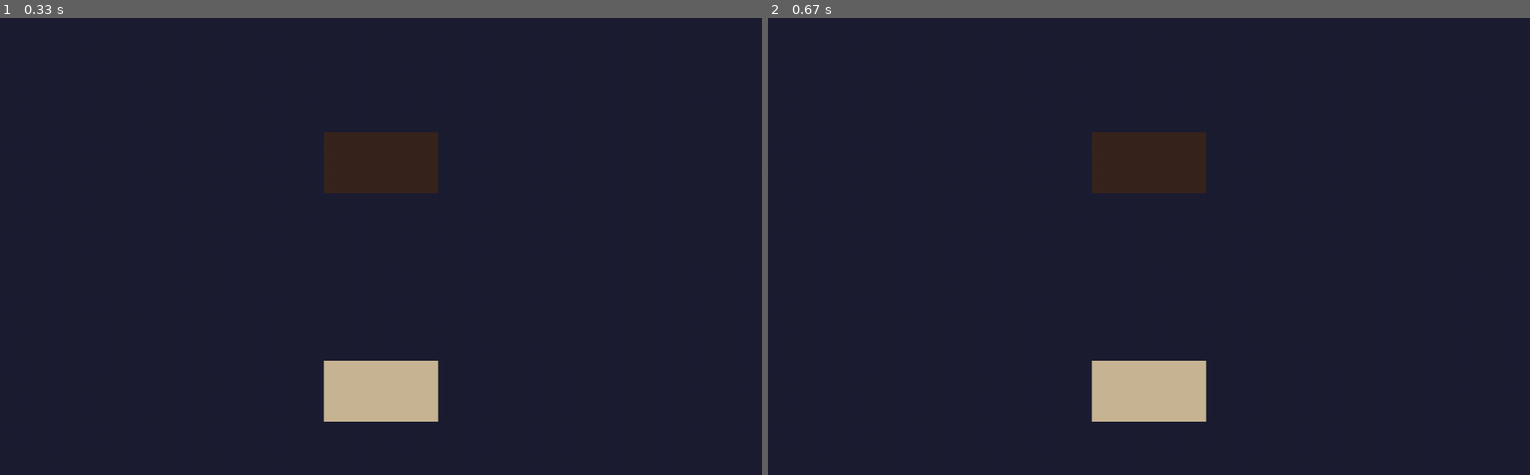
Above: before the commit, frames 1-2 (left to right).
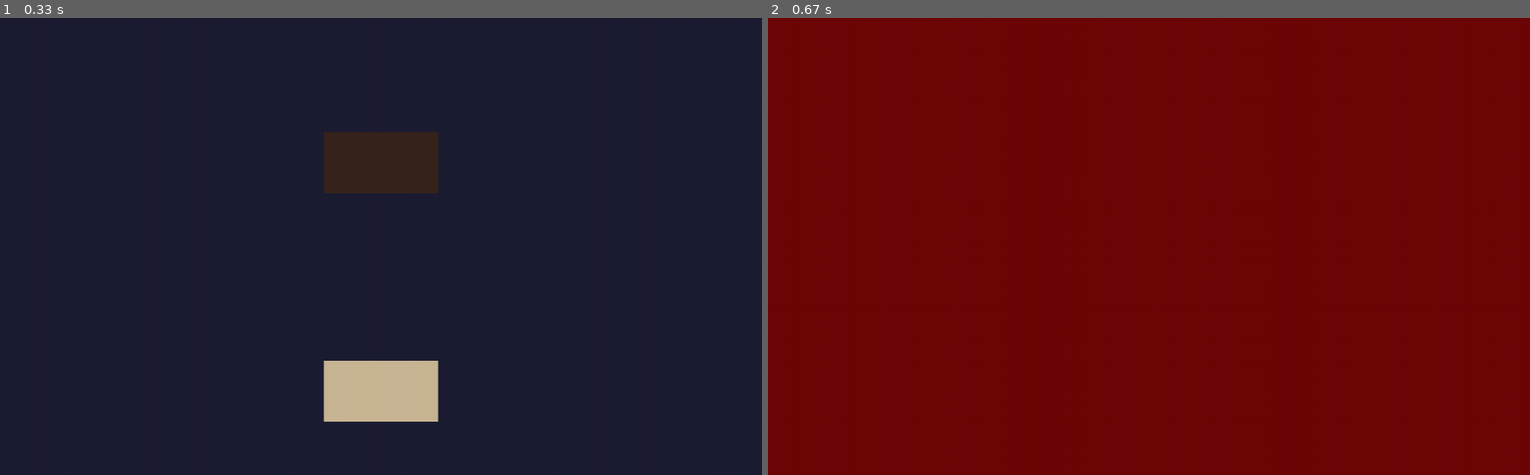
Above: after the commit, the same moments.

Repository: jjavierf64/PyGame
Game: pygame game, started from SquidShanty/main.py
The game is run twice, just before and just after one commit, with the same random seed, the same clock (stepped at 60 frames per second) and the same inputs.
Inputs:
- Up to frame 1 (0.33 s): no input
- Up to frame 2 (0.67 s): tap Enter at 0.33 s

Frame 1 is identical in both runs. In frame 2, 100% of the frame differs, in the area x 0-100%, y 0-100%.

Commit message:
Added Gameplay and Quit Functionality for the Menu

Diff:
--- /dev/null
+++ b/SquidShanty/gameplay.py
@@ -0,0 +1,9 @@
+import pygame
+# Assets
+
+def draw_window_game(WIN, COLOR,):
+
+
+    WIN.fill(COLOR["RED"])
+
+    pygame.display.update()
--- a/SquidShanty/main.py
+++ b/SquidShanty/main.py
@@ -3,7 +3,7 @@
 
 
 from menu import *
-
+from gameplay import *
 
 pygame.font.init()
 pygame.mixer.init()
@@ -13,11 +13,17 @@
 WIN = pygame.display.set_mode((WIDTH, HEIGHT))
 pygame.display.set_caption("Squid Shanty")
 
-# Menu Elements
+
+# Menu Elements and Triggers from the Buttons
 MENU_BUTTONS={
 "START" : pygame.Rect(WIDTH//2 - 75, HEIGHT*1//4, 150, 80),
-"QUIT" : pygame.Rect(WIDTH//2 - 75, HEIGHT*3//4, 150, 80)
+"QUIT" : pygame.Rect(WIDTH//2 - 75, HEIGHT*3//4, 150, 80),
+"TO_GAME" : pygame.USEREVENT + 100,
+"TO_CHARS" : pygame.USEREVENT + 101,
+"TO_LEAD" : pygame.USEREVENT + 102
 }
+
+
 
 # InGame Constants
 FPS=60
@@ -37,10 +43,9 @@
 }
 
 # Initial Mode
-mode="menu"
 
 # Functions
-def main(menu_selected = 0):
+def main(menu_selected = 0, mode="menu"):
 
     clock = pygame.time.Clock()
     run = True
@@ -52,9 +57,15 @@
                 pygame.quit()
 
 
-        if mode=="menu":
+        if mode == "menu":
             draw_window_menu(WIN, COLOR, MENU_BUTTONS, menu_selected)
-            menu_selected = handle_menu(event, menu_selected)
+            menu_selected = handle_menu(event, MENU_BUTTONS,  menu_selected)
+
+            if event.type == MENU_BUTTONS["TO_GAME"]:
+                mode = "game"
+
+        if mode == "game":
+            draw_window_game(WIN, COLOR)
 
     main()
 
--- a/SquidShanty/menu.py
+++ b/SquidShanty/menu.py
@@ -1,19 +1,20 @@
 import pygame
 
 
-
-# Assets
-
-
-
-def handle_menu(event, menu_selected):
+def handle_menu(event, MENU_BUTTONS, menu_selected):
     if event.type == pygame.KEYDOWN:
-        if event.key == pygame.K_DOWN and menu_selected < 1:
+        if event.key == pygame.K_DOWN and menu_selected < 1:   #Change limit as menu options change
             menu_selected += 1
 
         if event.key == pygame.K_UP and menu_selected > 0:
             menu_selected -= 1
-    print(menu_selected)
+
+        if event.key == pygame.K_RETURN:
+            if menu_selected == 0:
+                pygame.event.post(pygame.event.Event(MENU_BUTTONS["TO_GAME"]))
+            if menu_selected == 1:
+                pygame.quit()
+
     return menu_selected
 
 
